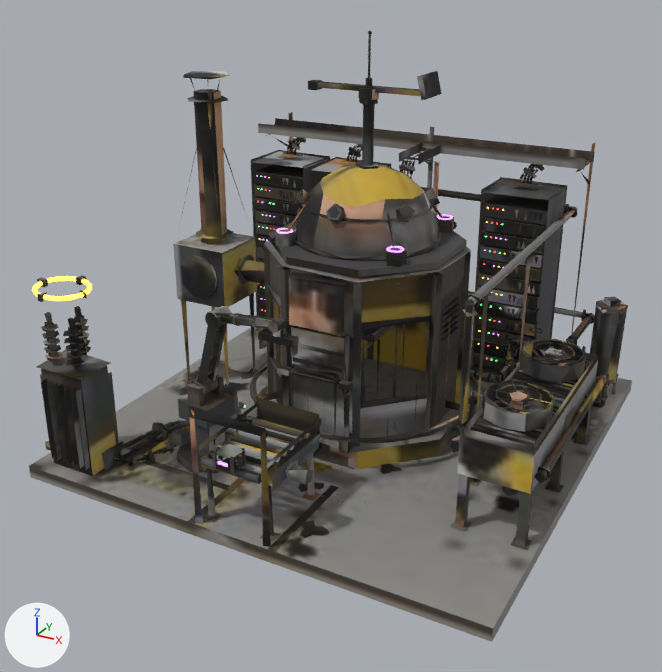
Two versions of the glTF model jogo/assets/modelos/maquinas/laboratorio.glb, one commit apart.
Before and after are seen from a camera (50 mm lens) standing at (2.45, -4.8, 3.05) and looking at (-0.04, -0.28, 0.78). Lighting does not change. The marker at lower left points along +X, +Y and +Z. The first picture is the older version. Where no turn or scale is listed for an object, it has been applied to the vertices. Vertices at exactly the same position are counted once.

The older version as bpy lines, for what is in view:
```python
ob_laboratorio_corpo = bpy.data.objects.new('laboratorio_corpo', me_laje)
ob_laboratorio_corpo.location = (0.0, 0.0, 0.0)
ob_laboratorio_m0 = bpy.data.objects.new('laboratorio_m0', me_comporta_chapa)
ob_laboratorio_m0.location = (0.0, 0.0, 0.0)
ob_laboratorio_m17 = bpy.data.objects.new('laboratorio_m17', me_braco_giro_corpo)
ob_laboratorio_m17.location = (-0.58, -0.86, 0.37)
ob_laboratorio_m18 = bpy.data.objects.new('laboratorio_m18', me_braco_braco1)
ob_laboratorio_m18.location = (-0.58, -0.86, 0.57)
ob_laboratorio_m4 = bpy.data.objects.new('laboratorio_m4', me_antena_haste)
ob_laboratorio_m4.location = (0.0, 0.1, 2.165)
```
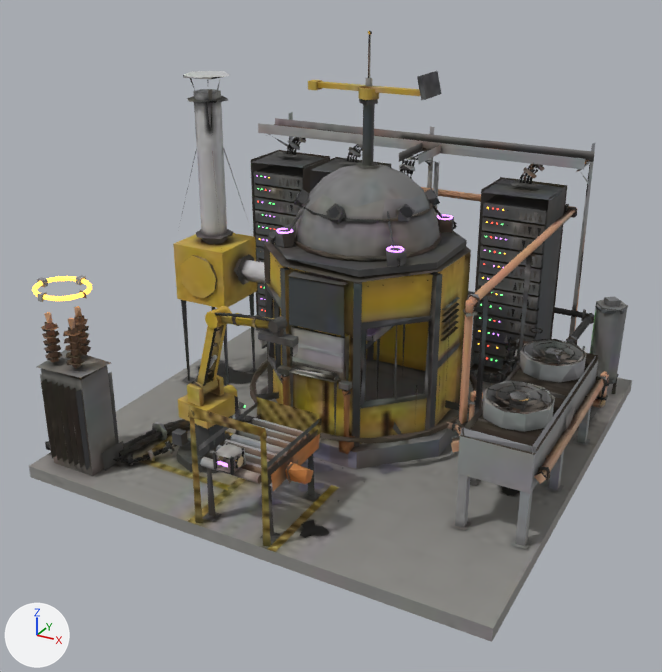
Changed parts and their boxes [x1, y1, x2, y2] in the pictures (662 x 672 px; the box of a moved part takes in the faces that stretch with it):
```json
{"part": 1, "of": "me_antena_haste", "change": "surface changed", "before": [308, 31, 442, 100], "after": [308, 31, 442, 100], "on screen": "lighter"}
{"part": 2, "of": "me_braco_braco1", "change": "surface changed", "before": [194, 306, 232, 395], "after": [194, 306, 232, 395], "on screen": "black to yellow"}
{"part": 3, "of": "me_braco_giro_corpo", "change": "surface changed", "before": [178, 375, 238, 429], "after": [178, 375, 238, 429], "on screen": "black to yellow"}
{"part": 4, "of": "me_comporta_chapa", "change": "surface changed", "before": [277, 326, 352, 391], "after": [277, 326, 352, 391], "on screen": "lighter"}
{"part": 5, "of": "me_laje", "change": "deleted", "before": [456, 212, 542, 339]}
{"part": 6, "of": "me_laje", "change": "moved or reshaped", "before": [235, 134, 595, 431], "after": [234, 134, 595, 481]}
{"part": 7, "of": "me_laje", "change": "surface changed", "before": [29, 71, 628, 640], "after": [29, 71, 628, 640]}
```

Edits to the scene script, one JSON object a line:
```json
{"block": "me_antena_haste", "where": "me_antena_haste.from_pydata(...)  # 155 vertices, 266 faces; spans x -0.39..0.411, y -0.11..0.11, z 0.0..0.377"}
{"block": "me_antena_haste", "where": "# used by ob_laboratorio_m4; location = (0.0, 0.1, 2.165)"}
{"block": "me_antena_haste", "change": "me_antena_haste part 1: 266 kept faces spanning x -0.39..0.411, y -0.11..0.11, z 0.0..0.377 get new texture (UV) coordinates"}
{"block": "me_braco_braco1", "where": "me_braco_braco1.from_pydata(...)  # 161 vertices, 258 faces; spans x -0.053..0.196, y -0.089..0.086, z -0.046..0.529"}
{"block": "me_braco_braco1", "where": "# used by ob_laboratorio_m18; location = (-0.58, -0.86, 0.57)"}
{"block": "me_braco_braco1", "change": "me_braco_braco1 part 2: texture (UV) coordinates of 258 of 258 faces, centred in x -0.046..0.191, y -0.087..0.085, z -0.044..0.527, changed; they spanned u 0.01..0.89, v 0.0..0.98 and now span u 0.01..0.98, v 0.0..0.97"}
{"block": "me_braco_giro_corpo", "where": "me_braco_giro_corpo.from_pydata(...)  # 38 vertices, 60 faces; spans x -0.137..0.137, y -0.137..0.225, z 0.0..0.23"}
{"block": "me_braco_giro_corpo", "where": "# used by ob_laboratorio_m17; location = (-0.58, -0.86, 0.37)"}
{"block": "me_braco_giro_corpo", "change": "me_braco_giro_corpo part 3: texture (UV) coordinates of 60 of 60 faces, centred in x -0.125..0.125, y -0.125..0.219, z 0.0..0.23, changed; they spanned u 0.19..0.74, v 0.03..0.79 and now span u 0.05..0.79, v 0.19..0.76"}
{"block": "me_comporta_chapa", "where": "me_comporta_chapa.from_pydata(...)  # 33 vertices, 46 faces; spans x -0.25..0.235, y -0.575..-0.507, z 0.61..0.91"}
{"block": "me_comporta_chapa", "where": "# used by ob_laboratorio_m0; location = (0.0, 0.0, 0.0)"}
{"block": "me_comporta_chapa", "change": "me_comporta_chapa part 4: texture (UV) coordinates of 46 of 46 faces, centred in x -0.25..0.235, y -0.575..-0.507, z 0.61..0.91, changed; they spanned u 0.04..0.87, v 0.0..0.98 and now span u 0.12..0.98, v 0.02..0.81"}
{"block": "me_laje", "where": "# used by ob_laboratorio_corpo; location = (0.0, 0.0, 0.0)"}
{"op": "remove", "block": "me_laje", "code": "me_laje.from_pydata(...)  # 6150 vertices, 7119 faces; spans x -1.52..1.49, y -1.48..1.48, z 0.0..2.23"}
{"op": "add", "block": "me_laje", "code": "me_laje.from_pydata(...)  # 6150 vertices, 7118 faces; spans x -1.52..1.49, y -1.48..1.48, z 0.0..2.23"}
{"block": "me_laje", "change": "me_laje part 5: 16 loose pieces with 49 vertices, spanning x -1.17..1.28, y 0.52..1.13, z 0.08..1.37, are deleted"}
{"block": "me_laje", "change": "me_laje part 6: 21 vertices moved from x -1.37..1.02, y -0.49..0.96, z 0.22..1.55 to x -1.37..1.02, y -0.49..0.96, z 0.26..1.55; 72 vertices removed from x -1.36..1.22, y -0.98..1.46, z 0.08..1.66; 121 vertices added at x -1.37..1.29, y -0.97..1.46, z 0.08..1.65"}
{"block": "me_laje", "change": "me_laje part 7: 6828 kept faces spanning x -1.52..1.49, y -1.48..1.48, z 0.0..2.23 get new texture (UV) coordinates"}
{"block": "me_laje", "change": "other edits to the shape of me_laje do not show in these pictures"}
```
